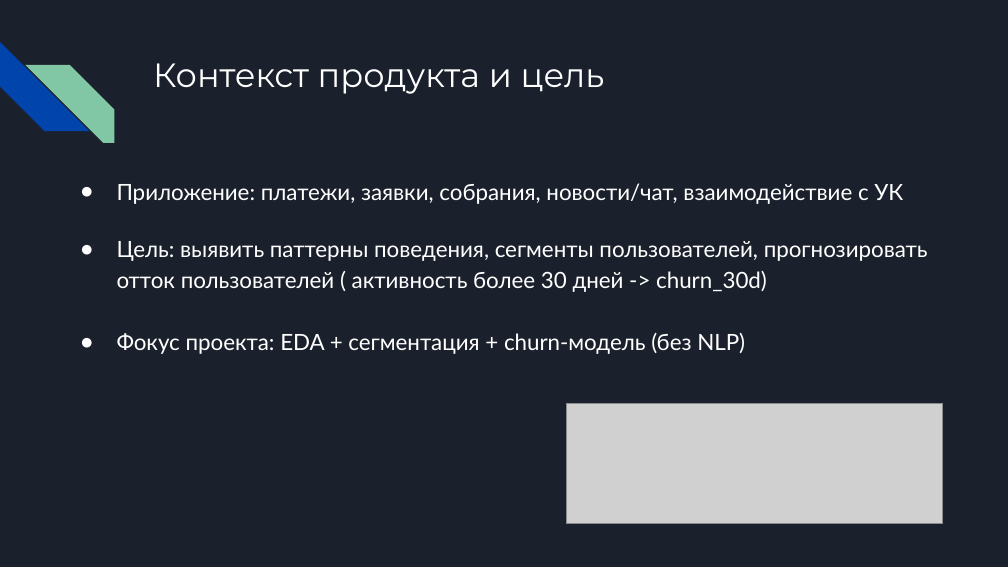
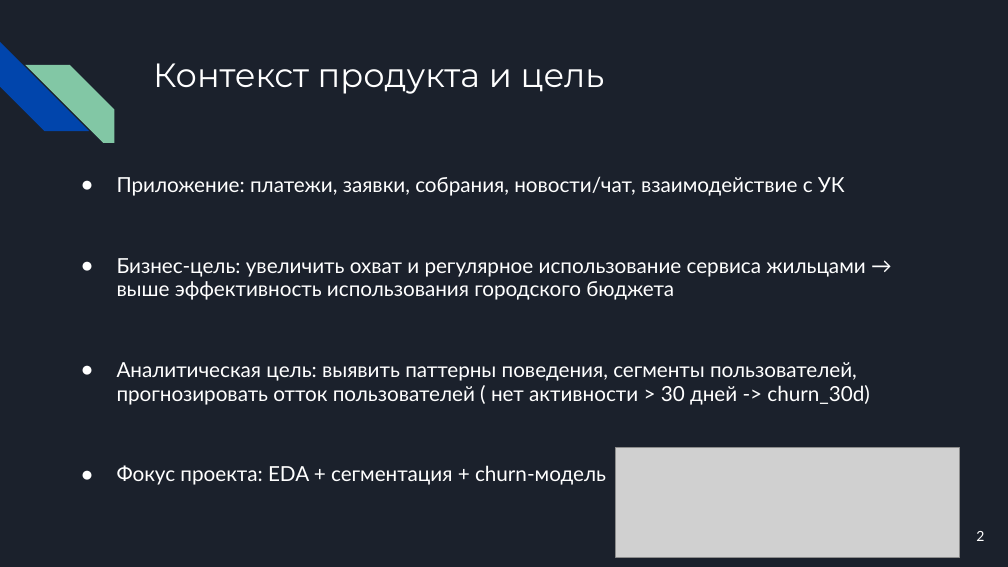
Before and after one commit to FedeVas/mobile-app-churn-analysis, a slide deck: slide 2 of presentation/Анализ проекта.pptx. Drawn at 1008x567 pixels with LibreOffice and Linux fonts; fonts in the diff are those of the drawing; grey boxes stand for pictures. Boxes give left, top, right and bottom in pixels: in the first picture for what was removed or moved away, otherwise in the second. Text is boxed around its words. In the diff, an @@ line names an element or a change of style, - is before the commit and + after.

```diff
--- a/presentation/Анализ проекта.pptx
+++ b/presentation/Анализ проекта.pptx
@@ text at <box>117,176,845,196</box>: size 16 to 14.8 pt in "Приложение: платежи, заявки, собрания, новости/чат, взаимоде ..."; indent changed; line spacing 1.15 to 0.95 @@
@@ text at <box>117,258,869,485</box>: text changed; size 16 to 14.8 pt @@
-● Цель: выявить паттерны поведения, сегменты пользователей, прогнозировать отток пользователей ( активность более 30 дней -> churn_30d)
-● Фокус проекта: EDA + сегментация + churn-модель (без NLP)
+● Бизнес-цель: увеличить охват и регулярное использование сервиса жильцами → выше эффективность использования городского бюджета
+● Аналитическая цель: выявить паттерны поведения, сегменты пользователей, прогнозировать отток пользователей ( нет активности > 30 дней -> churn_30d)
+● Фокус проекта: EDA + сегментация + churn-модель
@@ picture: place and size @@
-picture at <box>566,403,942,523</box>
+picture at <box>616,448,960,557</box>
@@ page number added at <box>976,531,984,541</box>, 10 pt, text #FFFFFF @@
+2
```
Also in this commit, not shown: 10 other slides changed, 1 slide added, 1 slide removed.
